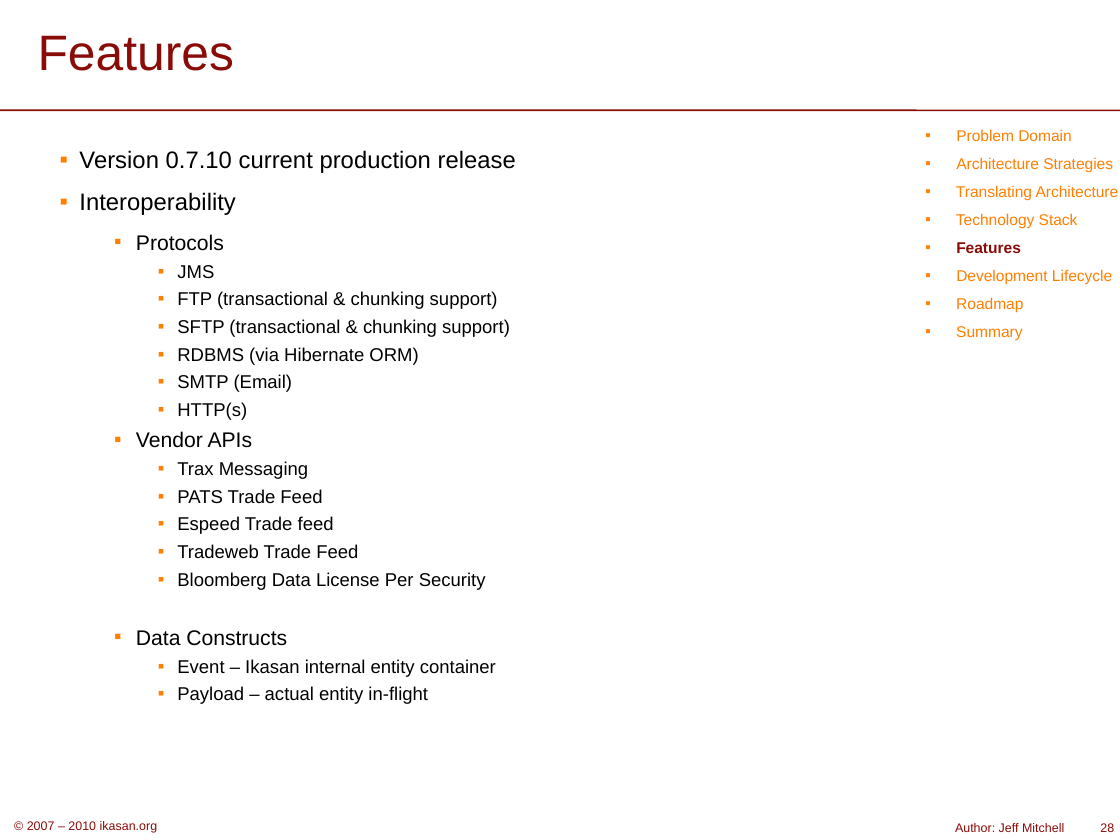
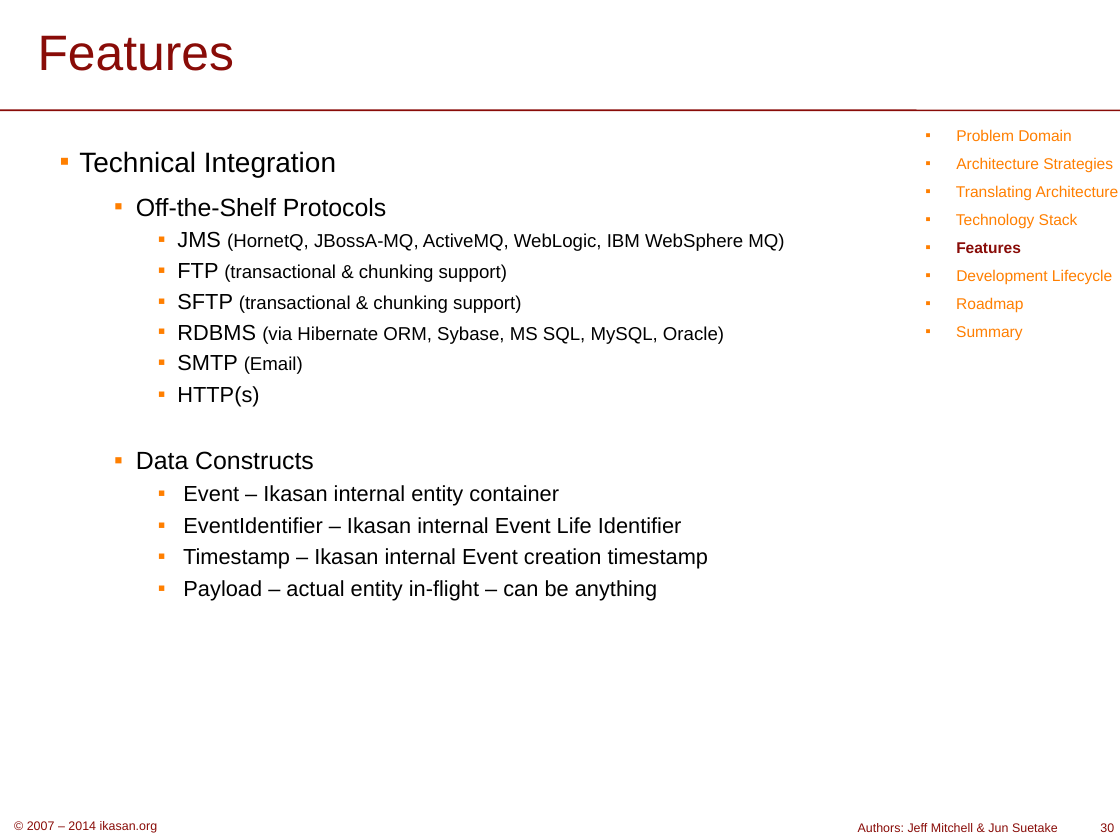
Before and after one commit to ikasanEIP/ikasan, a slide deck: slide 30 of website/org/publications/IkasanOverview.ppt (slide 28 before the commit). Drawn at 1120x840 pixels with LibreOffice and Linux fonts; fonts in the diff are those of the drawing; background and template pictures are left out. Boxes give left, top, right and bottom in pixels: in the first picture for what was removed or moved away, otherwise in the second. Text is boxed around its words. In the diff, an @@ line names an element or a change of style, - is before the commit and + after.

Commit message:
IKASAN-711 - website docs update

```diff
--- a/website/org/publications/IkasanOverview.ppt
+++ b/website/org/publications/IkasanOverview.ppt
@@ text at box(79, 151, 784, 251): text changed; size 15.3 to 12 pt @@
-▪ Version 0.7.10 current production release
-▪ Interoperability
-  ▪ Protocols
-    ▪ JMS
+▪ Technical Integration
+  ▪ Off-the-Shelf Protocols
+    ▪ JMS (HornetQ, JBossA-MQ, ActiveMQ, WebLogic, IBM WebSphere MQ)
@@ text at box(136, 263, 559, 506): size 11.9 to 14 pt in "FTP", "SFTP", "SMTP", "HTTP(s)" and 1 more places; size 11.9 to 12 pt in "(transactional & chunking support)", "(transactional & chunking support)", "(Email)"; size 13.6 to 16 pt in "Data Constructs" @@
@@ text at box(177, 324, 724, 344): text changed; size 11.9 to 12 pt @@
-    ▪ RDBMS (via Hibernate ORM)
+    ▪ RDBMS (via Hibernate ORM, Sybase, MS SQL, MySQL, Oracle)
@@ text at box(136, 431, 486, 590): paragraphs removed @@
-  ▪ Vendor APIs
-    ▪ Trax Messaging
-    ▪ PATS Trade Feed
-    ▪ Espeed Trade feed
-    ▪ Tradeweb Trade Feed
-    ▪ Bloomberg Data License Per Security
@@ text at box(183, 517, 709, 601): text changed; size 11.9 to 14 pt @@
-    ▪ Payload – actual entity in-flight
+    ▪ EventIdentifier – Ikasan internal Event Life Identifier
+    ▪ Timestamp – Ikasan internal Event creation timestamp
+    ▪ Payload – actual entity in-flight – can be anything
@@ text at box(27, 821, 158, 833): text changed @@
-© 2007 – 2010 ikasan.org
+© 2007 – 2014 ikasan.org
@@ text at box(858, 823, 1058, 832): text changed @@
-Author: Jeff Mitchell
+Authors: Jeff Mitchell & Jun Suetake
@@ page number at box(1100, 823, 1114, 832): text changed @@
-28
+30
```
Also in this commit, not shown: 35 other slides changed, 5 slides added, 1 slide removed, 1 other file.
